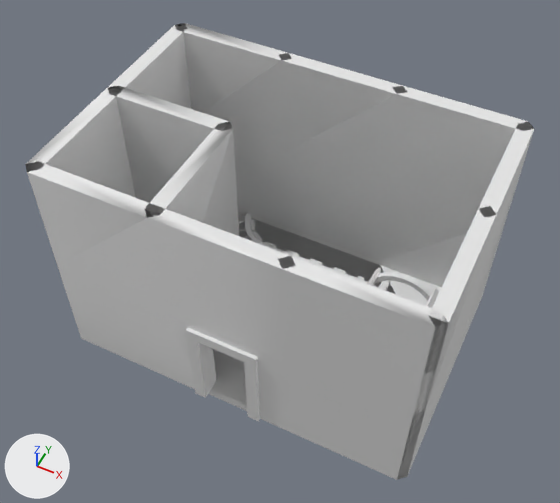
Two versions of the FBX model Assets/Models/Remastered Models/Level 2/Level_2_0-Elevator.fbx, one commit apart.
Rendered twice from a 50 mm camera at (1.8, -8.78, 11.38) aimed at (-2.03, -1.14, 1.83). Arrows for +X, +Y and +Z are at lower left; the lights stay in place. Materials are left out; every surface is plain grey. Where no turn or scale is listed for an object, it has been applied to the vertices. Vertices at the same position are counted once.

Script lines for the objects in view, before the commit:
```python
me_mesh = bpy.data.meshes.new('Mesh')
me_mesh.from_pydata(...)  # 1427 vertices, 3166 faces; spans x -5.12..1.13, y -3.19..1.13, z -0.2..4.0
me_mesh.materials.append(mat_stone_clone)
me_mesh.materials.append(mat_custom32_clone)
me_mesh.materials.append(mat_custom17_clone)
me_mesh.materials.append(mat_custom14_clone)
me_mesh.materials.append(mat_custom15_clone)
me_mesh.materials.append(mat_hay_clone)
me_mesh.materials.append(mat_defaultmat_clone)
me_mesh.materials.append(mat_wood_clone)
me_mesh.materials.append(mat_metal_clone)
me_mesh.materials.append(mat_wooddark_clone)
ob_mergedblocks = bpy.data.objects.new('mergedBlocks', me_mesh)
ob_mergedblocks.location = (0.0, 0.0, 0.0)
```
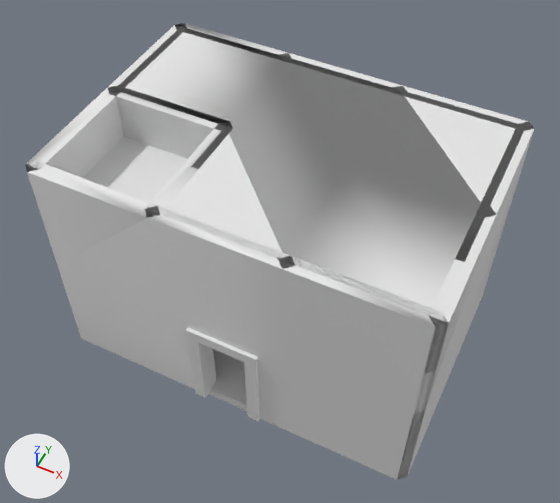
The change, as a diff of the scene's bpy script:
```diff
--- a/Assets/Models/Remastered Models/Level 2/Level_2_0-Elevator.fbx.py
+++ b/Assets/Models/Remastered Models/Level 2/Level_2_0-Elevator.fbx.py
@@ me_mesh @@
 # used by ob_mergedblocks; location = (0.0, 0.0, 0.0)
-me_mesh.from_pydata(...)  # 1427 vertices, 3166 faces; spans x -5.12..1.13, y -3.19..1.13, z -0.2..4.0
+me_mesh.from_pydata(...)  # 1465 vertices, 3238 faces; spans x -5.12..1.13, y -3.19..1.13, z -0.2..4.0
+# me_mesh part 1: a new loose piece, a box spanning x -5.0..-3.0, y -3.0..-1.0, z 3.0..3.2
+# me_mesh part 2: a new loose piece of 22 vertices spanning x -5.0..1.0, y -3.0..1.0, z 3.8..4.0
+# me_mesh part 3: 340 vertices moved from x -4.27..0.3, y -1.0..1.0, z 0.0..0.1 to x -4.27..0.3, y -0.94..0.86, z 0.0..0.1; 36 vertices removed from x -4.4..-1.0, y -0.3..1.0, z 0.0..0.1; 44 vertices added at x -4.4..-1.0, y -0.4..0.86, z 0.0..0.1
```

Pixel boxes (x1, y1, x2, y2) of what changed, in the pictures (560 x 503 px; the box of a moved part takes in the faces that stretch with it):
part 1 of me_mesh, added
    after: (83, 137, 187, 203)
part 2 of me_mesh, added
    after: (114, 27, 526, 319)
part 3 of me_mesh, moved or reshaped (not visible afterwards)
    before: (239, 213, 367, 284)
